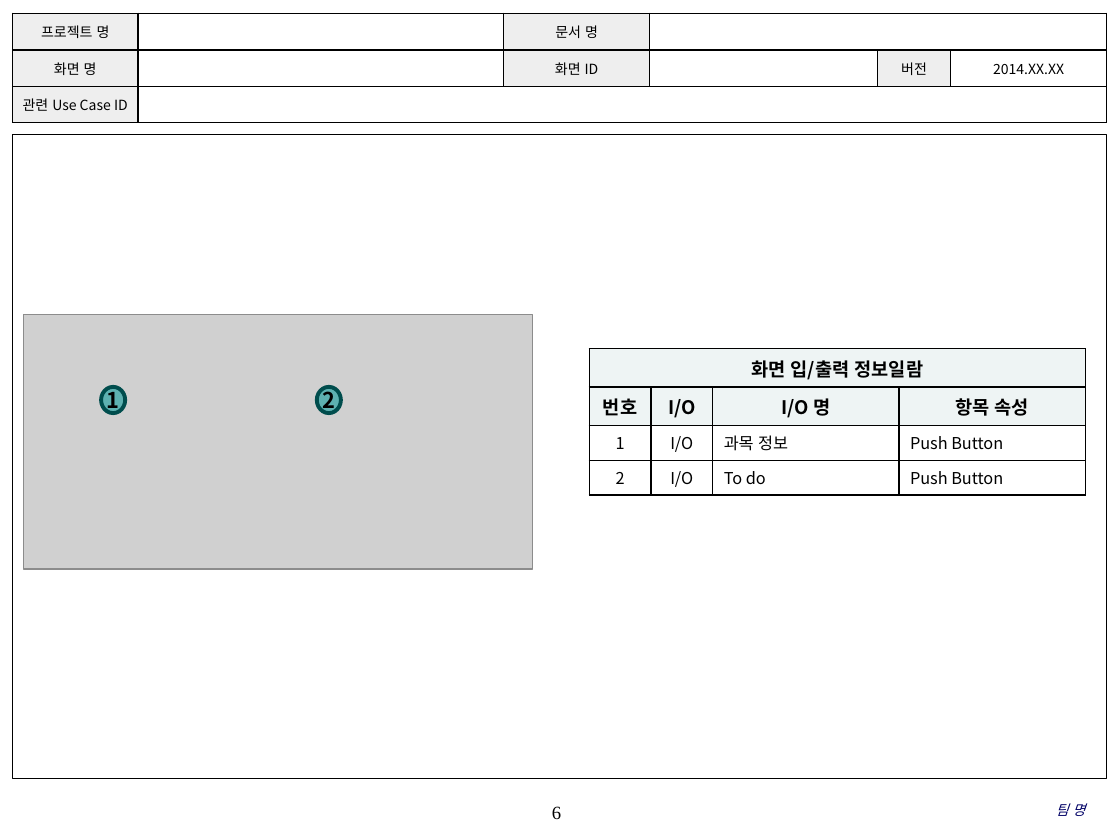
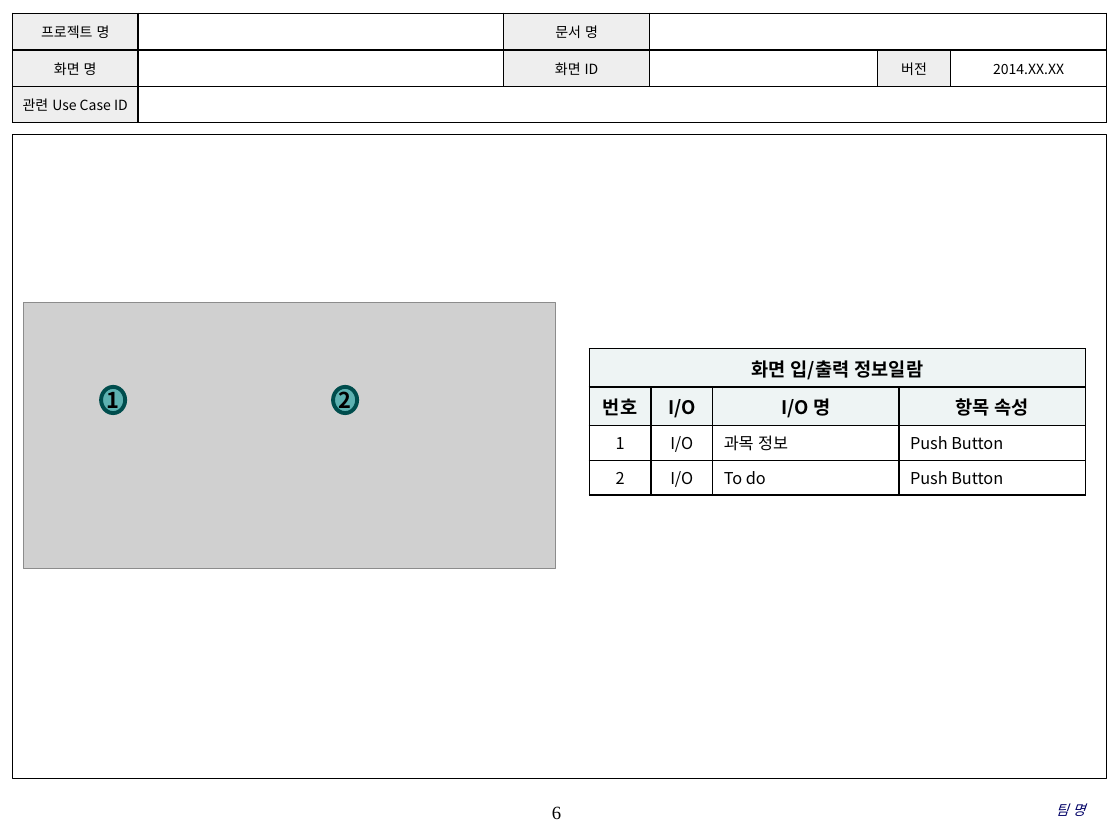
Before and after one commit to SE-admin/7, a slide deck: slide 6 of doc/3_ 설계서/UI Design Template.pptx. Drawn at 1120x840 pixels with LibreOffice and Linux fonts; fonts in the diff are those of the drawing; grey boxes stand for pictures; background and template pictures are left out. Boxes give left, top, right and bottom in pixels: in the first picture for what was removed or moved away, otherwise in the second. Text is boxed around its words. In the diff, an @@ line names an element or a change of style, - is before the commit and + after.

```diff
--- a/doc/3_ 설계서/UI Design Template.pptx
+++ b/doc/3_ 설계서/UI Design Template.pptx
@@ picture: place and size @@
-picture at [24, 315, 533, 569]
+picture at [24, 302, 556, 569]
@@ ellipse "2": place and size @@
-ellipse "2" at [317, 386, 342, 412]
+ellipse "2" at [333, 386, 357, 412]
```
Also in this commit, not shown: 8 other slides changed.
